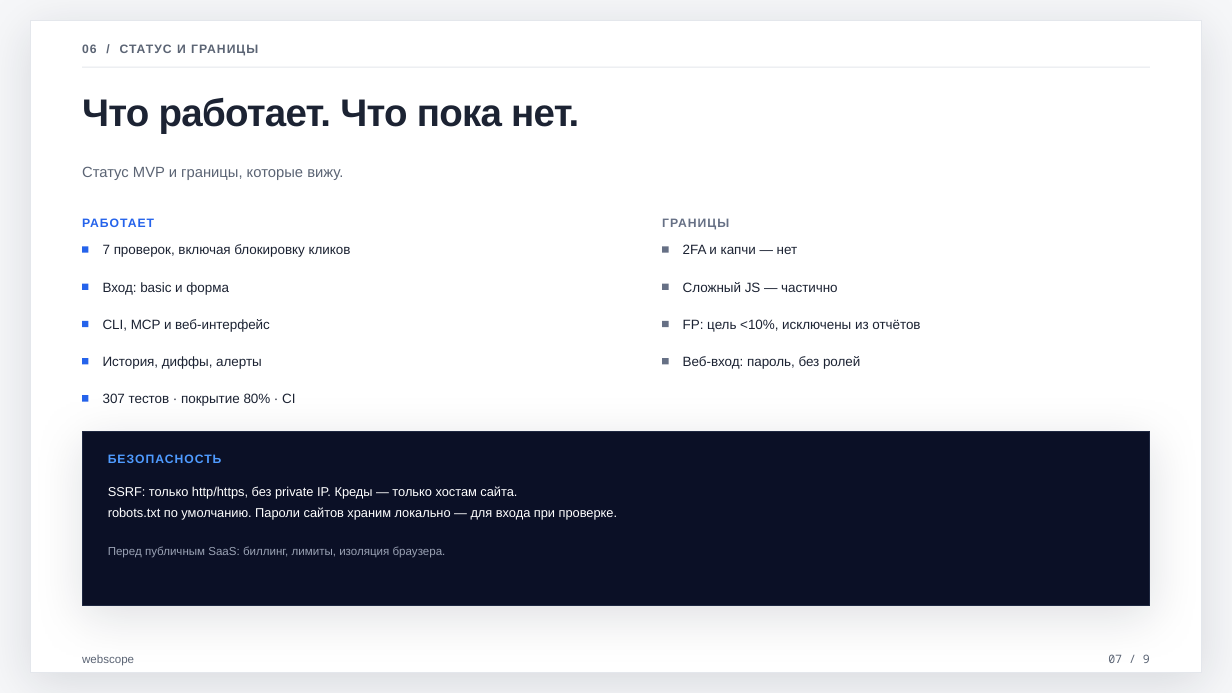
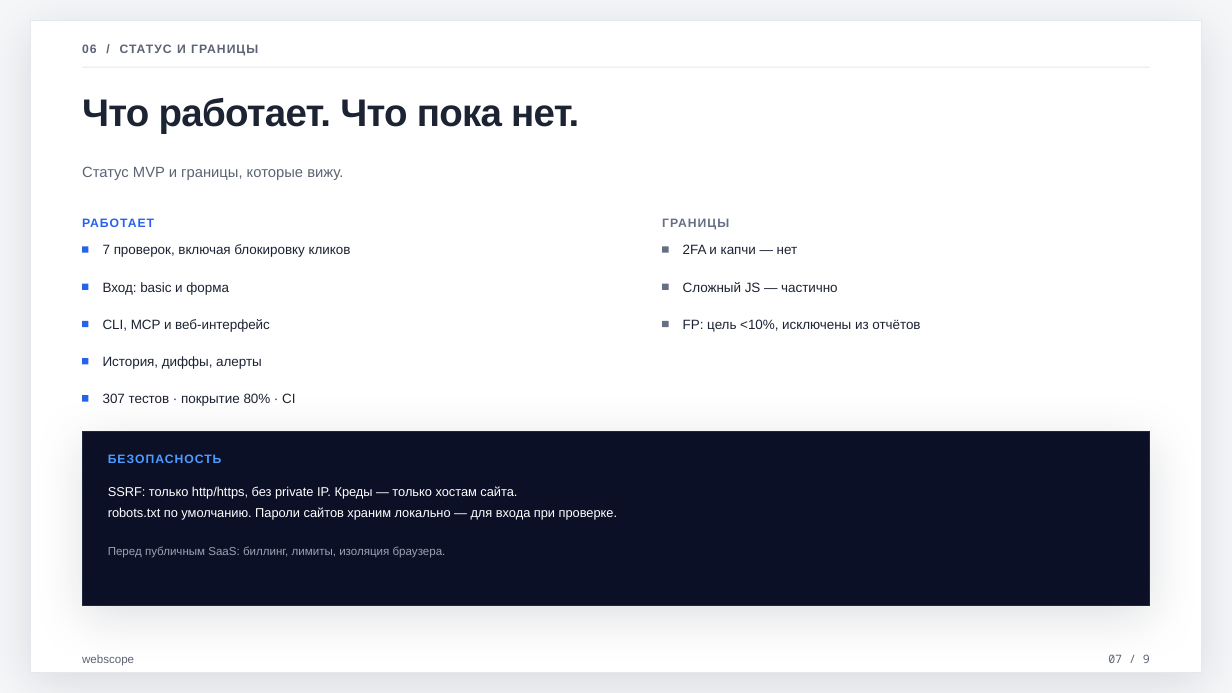
Before and after one commit to xDefox/qa-startup, a slide deck: slide 7 of pitch/webscope-pitch-3min.pptx. Drawn at 1232x693 pixels with LibreOffice and Linux fonts; fonts in the diff are those of the drawing. Boxes give left, top, right and bottom in pixels: in the first picture for what was removed or moved away, otherwise in the second. Text is boxed around its words. In the diff, an @@ line names an element or a change of style, - is before the commit and + after.

```diff
--- a/pitch/webscope-pitch-3min.pptx
+++ b/pitch/webscope-pitch-3min.pptx
@@ rectangle removed at (x1=663, y1=359, x2=669, y2=365) @@
@@ text removed at (x1=683, y1=356, x2=860, y2=369) @@
-Веб-вход: пароль, без ролей
```
Also in this commit, not shown: 2 other slides changed, 4 slides removed, 3 other files.
